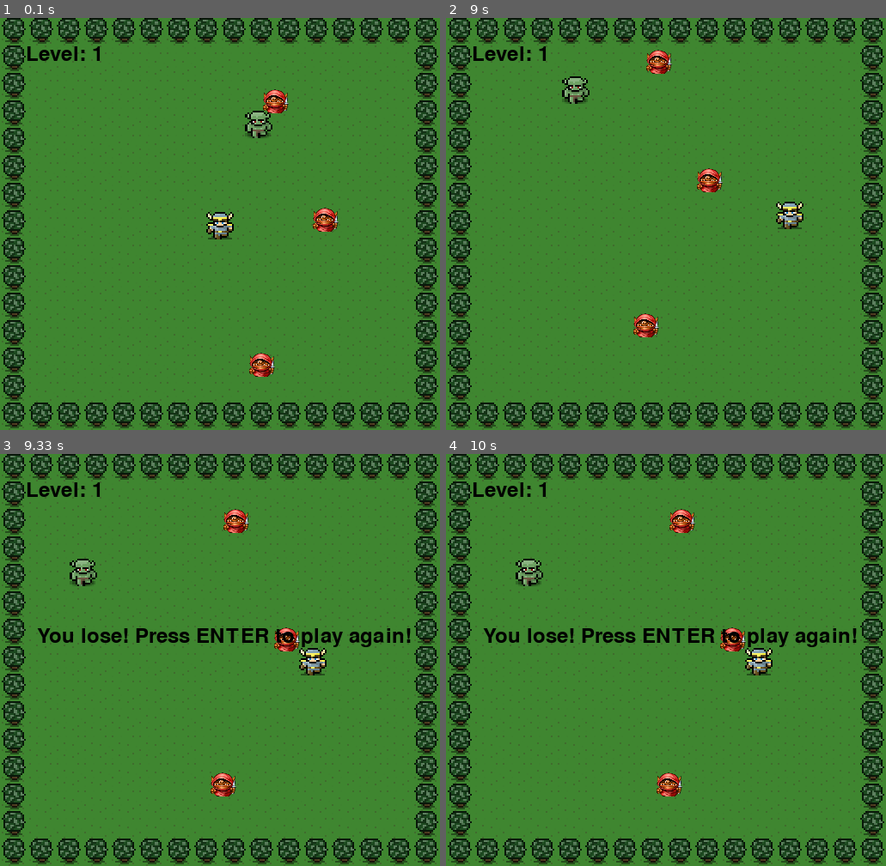
Above: before the commit, frames 1-4 (two rows, left to right).
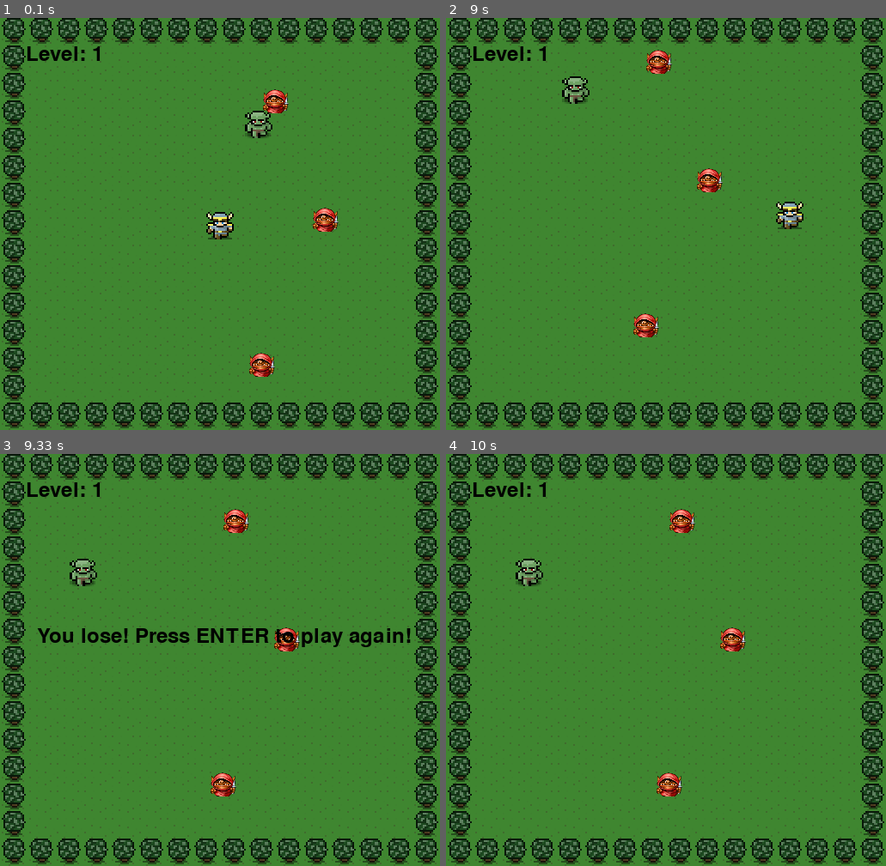
Above: after the commit, the same moments.

Repository: 9juanjuan/Bomber-Wizard-Pygame
Game: pygame game, started from catch-the-monster.py
Two runs of this game, one before a commit and one after it. Both use one fixed random seed, a clock stepped at 60 frames per second and the inputs below.
Inputs:
- Up to frame 1 (0.1 s): no input
- Up to frame 2 (9 s): hold Right 0.33-0.8 s; hold Up 0.83-1.13 s; hold Right 1.17-1.63 s; hold Left 1.67-2.2 s; hold Down 2.23-2.53 s; hold Left 2.57-2.97 s; hold Up 3-3.37 s; hold Right 3.4-4.03 s; hold Down 4.07-4.43 s; hold Left 4.47-4.93 s; hold Right 4.97-5.43 s; hold Up 5.47-5.77 s; hold Right 5.8-6.27 s; hold Left 6.3-6.83 s; hold Down 6.87-7.17 s; hold Left 7.2-7.6 s; hold Up 7.63-8 s; hold Right 8.03-8.67 s; hold Down from 8.7 s (still down)
- Up to frame 3 (9.33 s): release Down at 9.07 s; hold Left from 9.1 s (still down)
- Up to frame 4 (10 s): release Left at 9.57 s; hold Right from 9.6 s (still down)

Frames 1-2 are identical in both runs. In frame 3, 0.3% of the frame differs, in the area x 67-75%, y 47-54%; in frame 4, 1.7%, in the area x 8-94%, y 42-54%.

Commit message:
deletes unecessary game files and adds comments for clarity

Diff:
--- a/bomber-wizard-game.py
+++ /dev/null
@@ -1,63 +0,0 @@
-import pygame
-
-WHITE_COLOR = (255,255,255)
-SCREEN_TITLE = 'Bomber Wizard'
-SCREEN_WIDTH = 800
-SCREEN_HEIGHT = 800
-
-clock = pygame.time.Clock
-pygame.font.init()
-font = pygame.font.SysFont ('comicsans', 50)
-
-
-class Game:
-
-    TICK_RATE = 60
-    # Initializes game class title, width height
-    def __init__(self, image_path, title, width, height):
-        self.title= title
-        self.width= width
-        self.height= height
-
-        # Creates a window of a certain size and fills in with white color
-        self.game_screen = pygame.display.set_mode((width, height))
-        self.game_screen.fill(WHITE_COLOR)
-        pygame.display.set_caption(title)
-        # Loads an image to fill in color, will be tiles
-        background_image = pygame.image.load(image_path)
-        self.image = pygame.transform.scale(background_image, (width, height))
-
-
-
-
-
-
-
-class GameObject:
-
-    def __init__(self, image_path,  x, y, width,  height):
-
-        object_image= pygame.image.load(image_path)
-        self.image = pygame.transform.scale(object_image, (width,height))
-
-        self.x_pos = x
-        self.y_pos = y
-        self.width = width
-        self.height= height
-
-    #Draw the object by blitting in onto the background (the game screen
-    # in this case)
-    def draw(self, background):
-        background.blit(self.image, (self.x_pos, self.y_pos))
-
-class PlayerCharacter(GameObject):
-    pass
-
-class Block(pygame.sprite.Sprite):
-    def __init__(self, pos):
-        pygame.sprite.Sprite.__init__(self)
-        self.image = pygame.Surface([20, 20])
-        self.image.fill((255, 0, 0))
-        self.rect = self.image.get_rect()
-
-        self.rect.center = pos
--- a/catch-the-monster.py
+++ b/catch-the-monster.py
@@ -1,7 +1,5 @@
 import pygame
 import random
-import time
-
 
 #Initializers
 
@@ -22,7 +20,7 @@
 
 
 
-
+# Main game class
 class Game:
     def __init__ (self, image_path, title, width, height):
         self.title = title
@@ -42,8 +40,9 @@
 
     clock = pygame.time.Clock()
 
-
+# Main game loop function
     def run_game_loop(self, level_count):
+        #initializing variables
         did_win = False
         stop_game = False
         x_dir = 0
@@ -106,6 +105,8 @@
                         x_dir = 0
                     elif event.key == pygame.K_RIGHT:
                         x_dir = 0
+                if event.type == pygame.QUIT:
+                    stop_game = True
             # count down that gives random integer, move function takes in random integer
             if change_dir_countdown == 0:
                 change_dir_countdown = 120
@@ -127,17 +128,17 @@
                 player_character.draw(self.game_screen)
             # moves monster, changing direction based on number generator
             monster_0.move(monster_x_dir, monster_y_dir, monster_moving)
-            #draws monster at given position
+            # draws monster at given position
             if monster_0.dead == False:
                 monster_0.draw(self.game_screen)
 
+            #
             goblin_0.move(goblin_x_dir, goblin_y_dir, goblin_moving)
             goblin_0.draw(self.game_screen)
             goblin_1.move(goblin_x_dir, goblin_y_dir, goblin_moving)
             goblin_1.draw(self.game_screen)
             goblin_2.move(goblin_x_dir, goblin_y_dir, goblin_moving)
             goblin_2.draw(self.game_screen)
-
 
             # move and draw more enemies when reach higher levels
 
@@ -150,61 +151,62 @@
                 goblin_4.move(goblin_x_dir, goblin_y_dir, goblin_moving)
                 goblin_4.draw(self.game_screen)
 
-
             # Player collides with monster
             if  immunity_countdown < 0 and player_character.detect_collision(monster_0) :
                 # stop_game = True
                 monster_0.dead = True
-                music.stop()
-                while monster_0.dead == True :
-                    win.play()
-                    break
-                # win.play()
+                # music.stop()
+                win.play()
+                # initializers set to 0 to inhibit movement
+                x_dir = 0
+                y_dir = 0
+                monster_x_dir = 0
+                monster_y_dir = 0
+                monster_moving = 0
+                goblin_x_dir = 0
+                goblin_y_dir = 0
+                goblin_moving = 0
                 text = font.render('You win! Press ENTER to play again!', True, TEXT_COLOR )
                 self.game_screen.blit(text, (43, 200))
-                # pygame.display.update()
-                clock.tick(1)
-                for event in pygame.event.get():
-                    if event.type == pygame.KEYDOWN:
-                        if event.key == pygame.K_RETURN:
-                            print('restart game')
-                            new_game.run_game_loop(level_count+1)
-                    break
+                pygame.display.update()
+                clock.tick(60)
+                # On keypress run new game loop with higher difficulty
+                if event.type == pygame.KEYDOWN:
+                    if event.key == pygame.K_RETURN:
+                        print('restart game')
+                        new_game.run_game_loop(level_count+1)
+
+
            # Goblin collides with player
-            elif goblin_0.detect_collision(player_char …(330 unchanged characters)…
+            if goblin_0.detect_collision(player_char …(330 unchanged characters)…
                 # stop_game = True
-                # did_win = False
                 player_character.dead = True
-                music.stop()
-                while player_character.dead ==True:
-                    lose.play()
-                    text = font.render('You lose! Press ENTER to play again!', True, TEXT_COLOR)
-                    self.game_screen.blit(text, (43, 200))
-                # pygame.display.update()
-                    clock.tick(1)
-                    for event in pygame.event.get():
-                        if event.type == pygame.KEYDOWN:
-                            if event.key == pygame.K_RETURN:
-                               print('restart game')
-                               new_game.run_game_loop(1)
-                    break
-                # lose.play()
-
-                # break
+                # music.stop()
+                lose.play()
+                x_dir = 0
+                y_dir = 0
+                monster_x_dir = 0
+                monster_y_dir = 0
+                monster_moving = 0
+                goblin_x_dir = 0
+                goblin_y_dir = 0
+                goblin_moving = 0
+                text = font.render('You lose! Press ENTER to play again!', True, TEXT_COLOR)
+                self.game_screen.blit(text, (43, 200))
+                pygame.display.update()
+                clock.tick(60)
+                # On keypress restart game loop
+                if event.type == pygame.KEYDOWN:
+                    if event.key == pygame.K_RETURN:
+                        print('restart game')
+                        new_game.run_game_loop(1)
+
+
 
             pygame.display.update()
             clock.tick(60)
 
-        if did_win:
-            self.run_game_loop(level_count + 1)
-        else:
-            return
-
-
-
-
-
-
+# Generic game object parent class
 class GameObject:
     def __init__(self, image_path, x, y, width, height):
         object_image = pygame.image.load(image_path)
@@ -220,8 +222,6 @@
         background.blit(self.image, (self.x_pos, self.y_pos))
 
 class PlayerCharacter (GameObject):
-    # x_dir = 2
-    # y_dir = 2
     dead = False
     def __init__(self, image_path, x, y, width, height):
         super().__init__(image_path, x, y, width, height)
@@ -258,8 +258,6 @@
 
         return True
 
-
-
 class Monster(GameObject):
     dead = False
 
@@ -364,4 +362,4 @@
 new_game.run_game_loop(1)
 
 pygame.quit()
-quit()
+# quit()
